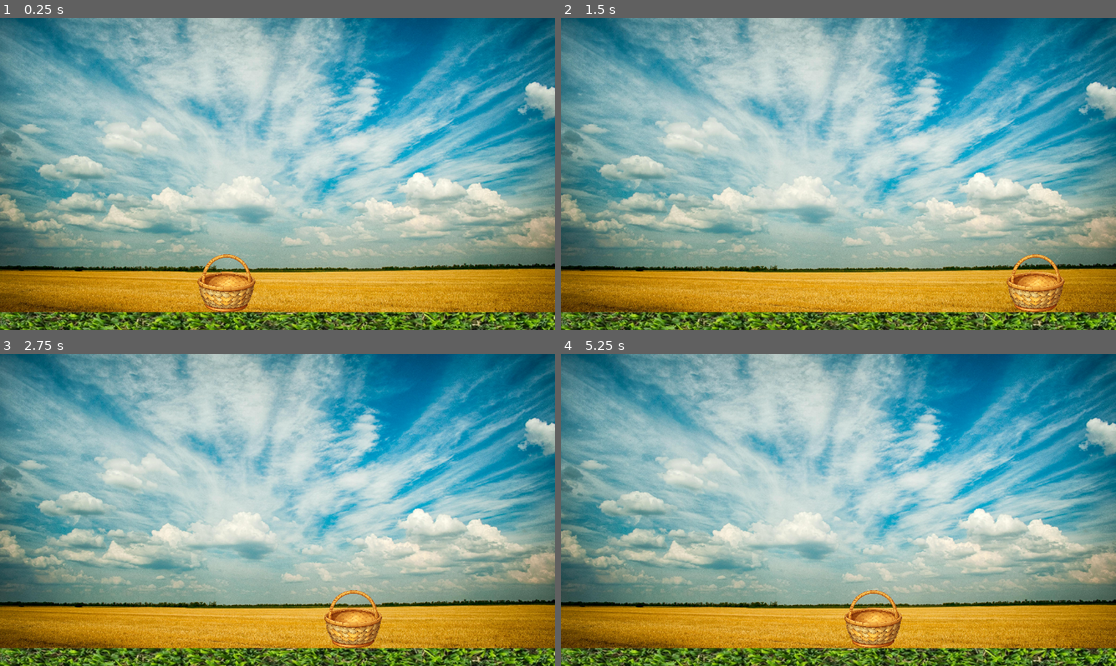
Above: before the commit, frames 1-4 (two rows, left to right).
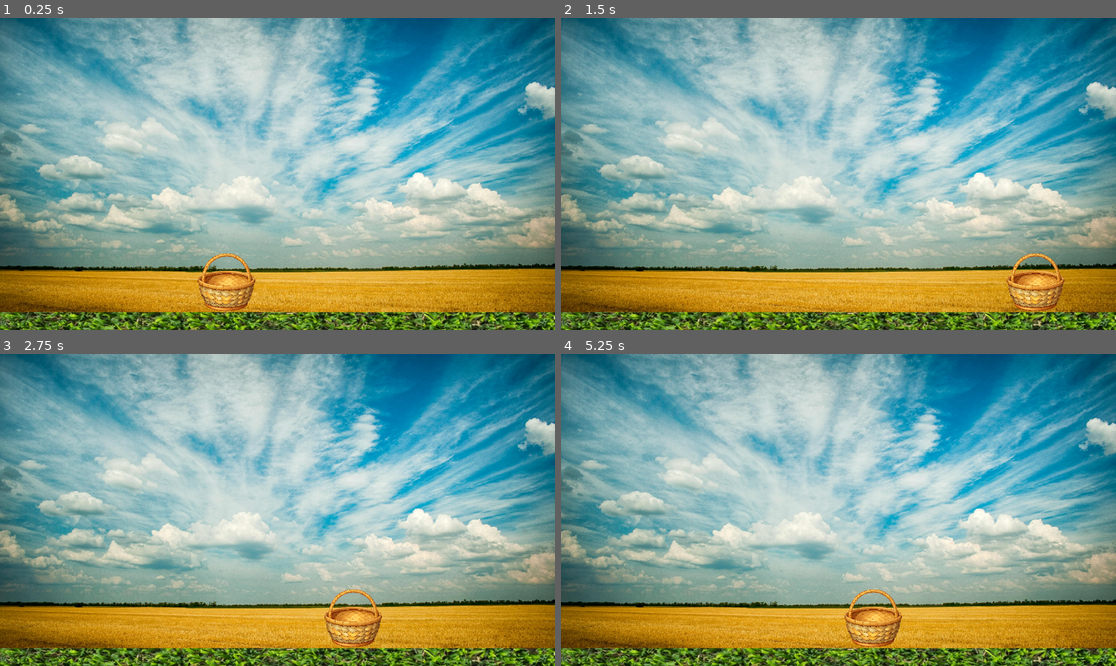
Above: after the commit, the same moments.

Repository: BenMyhillJones/CS12-2025-GithubGodot
Game: Godot game, scene res://appleDropper.tscn
The game is run twice, just before and just after one commit, with the same random seed, the same clock (stepped at 60 frames per second) and the same inputs.
Inputs:
- Up to frame 1 (0.25 s): no input
- Up to frame 2 (1.5 s): tap Enter at 0.5 s; hold D (MoveRight) from 0.53 s (still down); tap W (Jump) at 0.6, 0.77, 1.07, 1.35 s
- Up to frame 3 (2.75 s): tap W (Jump) at 1.52, 1.82, 2.1 s; tap Space at 2 s; release D (MoveRight) at 2.03 s; hold A (MoveLeft) from 2.03 s (still down)
- Up to frame 4 (5.25 s): release A (MoveLeft) at 2.78 s; hold D (MoveRight) 2.78-4.28 s; tap W (Jump) at 2.85, 3.02, 3.32, 3.6, 3.77, 4.07, 4.35, 4.52, 4.82, 5.1 s; tap Enter at 4.25 s; hold A (MoveLeft) 4.28-5.03 s; hold D (MoveRight) from 5.03 s (still down)

The runs differ from the first frame. In frame 1, 0.8% of the frame differs, in the area x 35-47%, y 75-95%; in frame 2, 0.7%; in frame 3, 0.7%; in frame 4, 0.8%.

Commit message:
cleaned code up

Diff:
--- a/player.gd
+++ b/player.gd
@@ -3,36 +3,27 @@
 @export var speed := 600.0
 @export var acceleration := 3000.0
 @export var friction := 800.0  # lower friction = more slippery
-@export var jump_force := 0
-@export var gravity := 10000
 
-@export var max_jumps := 2
-var jumps_left := 0
 
-func _ready():
-	jumps_left = max_jumps
+
+
+
 
 func _physics_process(delta):
-	# Gravity
-	if not is_on_floor():
-		velocity.y += gravity * delta
-	else:
-		jumps_left = max_jumps
 
-	# INPUT
+
+
 	var direction := Input.get_axis("MoveLeft", "MoveRight")
 
-	# Horizontal acceleration (ice physics)
+
 	if direction != 0:
-		# accelerate toward input direction
+
 		velocity.x = move_toward(velocity.x, direction * speed, acceleration * delta)
 	else:
-		# no input → apply friction but not instant stop
+
 		velocity.x = move_toward(velocity.x, 0, friction * delta)
 
-	# Jumping
-	if Input.is_action_just_pressed("Jump") and jumps_left > 0:
-		velocity.y = jump_force
-		jumps_left -= 1
+
+
 
 	move_and_slide()
